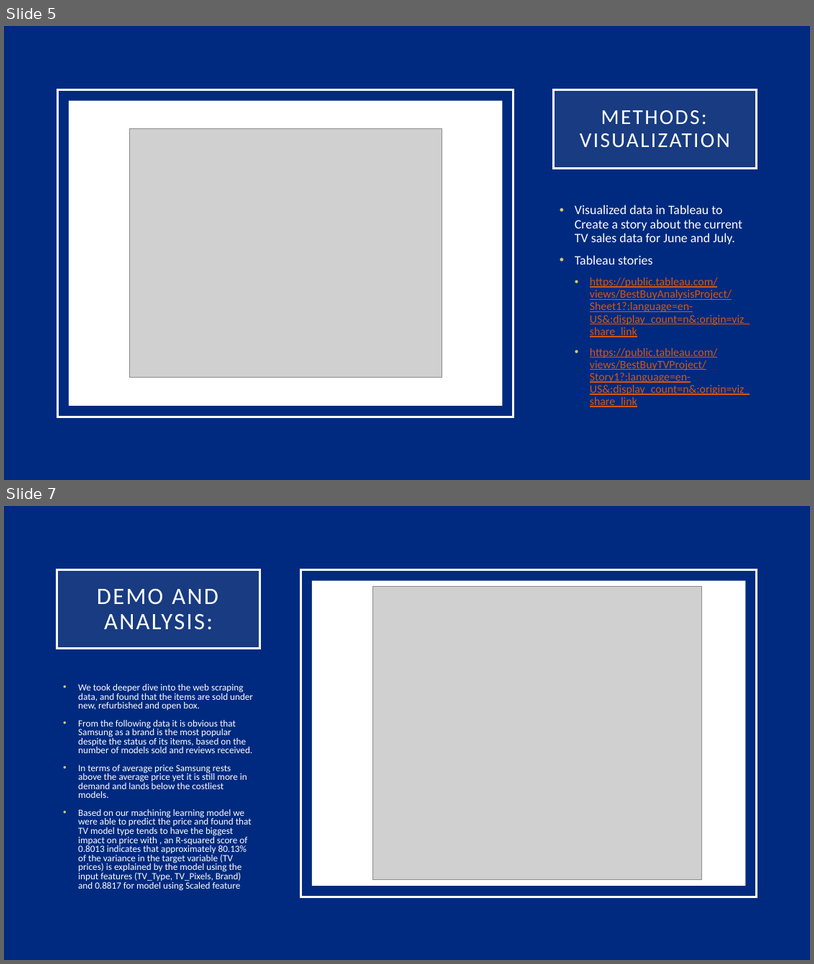
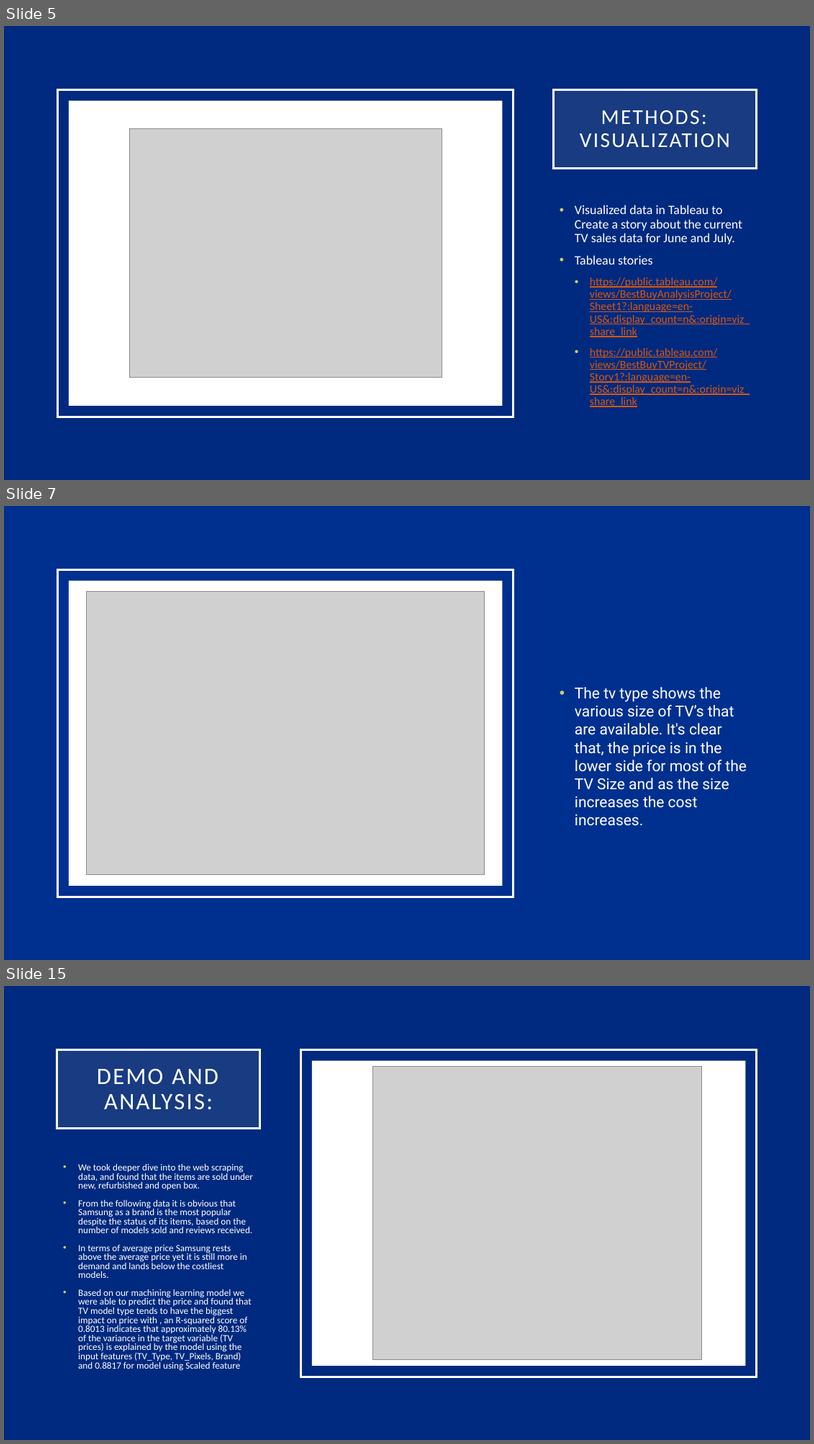
Before and after one commit to kdmorjam/Project_4_BestBuy, a slide deck: Ishita/BestBuy.pptx. Shown one above the other, each under a label of ours: slides 5 and 7 before the commit, slides 5, 7 and 15 after it; the slides between them are not shown. The pictures are 814x964 and 814x1444 pixels, drawn with LibreOffice and Linux fonts; fonts in the diff are those of the drawing; grey boxes stand for pictures. Boxes give left, top, right and bottom in pixels: in the first picture for what was removed or moved away, otherwise in the second. Text is boxed around its words. In the diff, an @@ line names an element or a change of style, - is before the commit and + after.

```diff
--- a/Ishita/BestBuy.pptx
+++ b/Ishita/BestBuy.pptx
@@ slide 7 added at (x1=4, y1=506, x2=810, y2=960), background #00308F @@
@@ rectangle added at (x1=58, y1=569, x2=513, y2=896), outline #FFFFFF 2.5 pt @@
@@ rectangle added at (x1=69, y1=580, x2=502, y2=885), fill #FFFFFF @@
@@ picture added at (x1=86, y1=591, x2=485, y2=875) @@
@@ text added at (x1=575, y1=687, x2=747, y2=826), 18 pt, text #FFFFFF @@
+• The tv type shows the various size of TV’s that are available. It's clear that, the price is in the lower side for most of the TV Size and as the size increases the cost increases.
@@ what was slide 7 is now slide 15 @@
```
Also in this commit, not shown: 1 slide changed, 7 other slides added, 1 other file.
